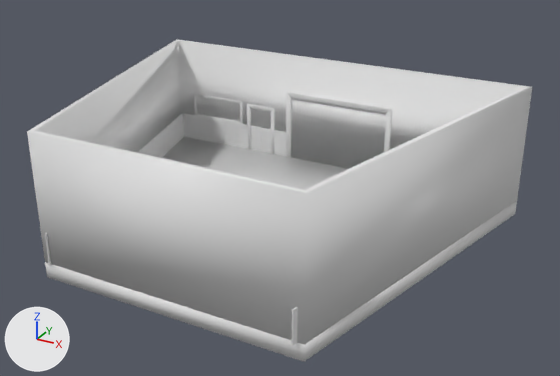
Renders of the Blender file Art/v2/rooms/reading room.blend from each side of a commit.
Camera for both pictures: a camera (50 mm lens) standing at (72.26, -59.31, 11.02) and looking at (60.26, -37.5, 0.11). Lighting does not change. The marker at lower left points along +X, +Y and +Z.

The first picture shows 'Plane.001', 'Plane.002', 'path14289', 'path14289.002', 'rect16833.003', 'rect16833.004'.
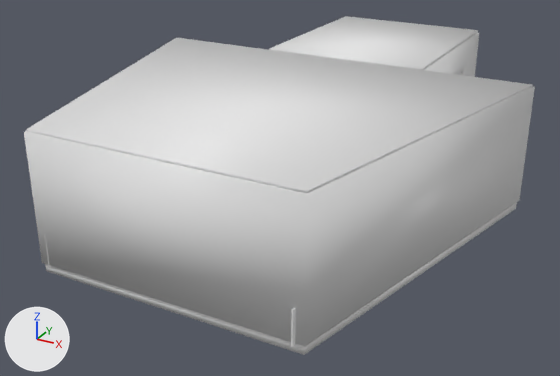
Where the change shows, as pixel boxes [x1, y1, x2, y2] in the pictures (560 x 376 px; the box of a moved part takes in the faces that stretch with it):
'path14289.002', modifiers changed: before [27, 39, 532, 345]; after [24, 86, 535, 346]
'path14289.001', shown: after [27, 38, 533, 194]
'path14289', modifiers changed: before [45, 136, 517, 361]; after [45, 202, 517, 355]
'path379.002', added: after [269, 16, 478, 70]
'path379', added: after [424, 33, 479, 77]
'rect16833.011', added: after [452, 64, 465, 75]
part 2 of me_mesh_007, moved or reshaped (not visible afterwards): before [287, 92, 392, 113]
part 3 of me_mesh_007, moved or reshaped (not visible afterwards): before [384, 109, 392, 152]
part 4 of me_mesh_007, moved or reshaped (not visible afterwards): before [286, 92, 292, 158]
'Plane.001', unchanged, covered by the edit: before [183, 113, 286, 157]
'Plane.002', unchanged, covered by the edit: before [45, 113, 184, 266]; after [44, 234, 50, 266]

What changed in the scene script:
```text
Change me_mesh_001:
    where me_mesh_001.from_pydata(...)  # 4 vertices, 1 face; spans x 0.5381..0.6773, y -0.4527..-0.3433, z 0.03
    used by ob_path14289_001; location = (0.0, 0.0, 1.0); scale = (100.0, 100.0, 100.0)
    me_mesh_001 part 1
    me_mesh_001.vertices[0].co: (0.6773, -0.3433, 0.03) -> (67.7293, -34.3324, 3.0)  # pixel (532, 86) -> not seen
    me_mesh_001.vertices[1].co: (0.5381, -0.3433, 0.03) -> (53.8141, -34.326, 3.0)  # pixel (176, 39) -> not seen
    me_mesh_001.vertices[2].co: (0.5675, -0.4525, 0.03) -> (56.7493, -45.2505, 3.0)  # pixel (26, 131) -> not seen
    me_mesh_001.vertices[3].co: (0.6521, -0.4527, 0.03) -> (65.2075, -45.2657, 3.0)  # pixel (306, 193) -> not seen
Change me_mesh_007:
    where me_mesh_007.from_pydata(...)  # 12 vertices, 3 faces; spans x 58.9..63.1, y -34.39, z 0.0..2.6
    me_mesh_007 part 2: the loose piece of 4 vertices spanning x 58.9..63.1, y -34.39, z 2.4..2.6 is moved by (-61.0, 34.39, 0.5)
    me_mesh_007 part 3
    me_mesh_007.vertices[0].co: (63.1, -34.39, 0.0) -> (2.1, 0.0, 0.0)
    me_mesh_007.vertices[2].co: (63.1, -34.39, 2.6) -> (2.1, 0.0, 3.1)
    me_mesh_007.vertices[4].co: (62.9, -34.39, 2.4) -> (1.9, 0.0, 2.9)
    me_mesh_007.vertices[5].co: (62.9, -34.39, 0.0) -> (1.9, 0.0, 0.0)
    me_mesh_007 part 4
    me_mesh_007.vertices[1].co: (58.9, -34.39, 0.0) -> (-2.1, 0.0, 0.0)
    me_mesh_007.vertices[3].co: (58.9, -34.39, 2.6) -> (-2.1, 0.0, 3.1)
    me_mesh_007.vertices[6].co: (59.1, -34.39, 0.0) -> (-1.9, 0.0, 0.0)
    me_mesh_007.vertices[7].co: (59.1, -34.39, 2.4) -> (-1.9, 0.0, 2.9)
Add me_mesh_039:
    me_mesh_039.from_pydata([(58.02, -27.33, 4.0), (58.02, -34.26, 4.0), (63.99, -34.26, 4.0), (63.99, -27.33, 4.0)], [], [(0, 1, 2, 3)])
    me_mesh_039.polygons.foreach_set('use_smooth', [True] * 1)
Add me_mesh_036:
    me_mesh_036.from_pydata([(58.02, -27.33, 0.0), (58.02, -34.26, 0.0), (63.99, -34.26, 0.0), (63.99, -27.33, 0.0), (58.02, -27.33, 4.0), (58.02, -34.26, 4.0), (63.99, -34.26, 4.0), (63.99, -27.33, 4.0)], [], [(3, 7, 6, 2), (1, 5, 4, 0)])
    me_mesh_036.polygons.foreach_set('use_smooth', [True] * 2)
Add me_mesh_040:
    me_mesh_040.from_pydata([(1.6, 0.0, 0.0), (-1.6, 0.0, 0.0), (1.6, 0.0, 3.1), (-1.6, 0.0, 3.1), (1.4, 0.0, 2.9), (1.4, 0.0, 0.0), (-1.4, 0.0, 0.0), (-1.4, 0.0, 2.9), (1.6, 0.0, 3.1), (-1.6, 0.0, 3.1), (1.4, 0.0, 2.9), (-1.4, 0.0, 2.9)], [], [(2, 4, 5, 0), (3, 1, 6, 7), (8, 9, 11, 10)])
    me_mesh_040.polygons.foreach_set('use_smooth', [True] * 3)
Change ob_path14289:
    where _m = ob_path14289.modifiers.new('Solidify', 'SOLIDIFY')
    _m.thickness: 0.5 -> 0.3
Change ob_path14289_001:
    ob_path14289_001.scale: (100.0, 100.0, 100.0) -> (1.0, 1.0, 1.0)
    remove ob_path14289_001.hide_set(True)
    add _m = ob_path14289_001.modifiers.new('Solidify', 'SOLIDIFY')
    add _m.thickness = 0.074
Change ob_path14289_002:
    where _m = ob_path14289_002.modifiers.new('Solidify', 'SOLIDIFY')
    _m.thickness: 0.25 -> 0.3
    _m.offset: 1.0 -> 0.44
    add _m = ob_path14289_002.modifiers.new('Boolean', 'BOOLEAN')
    add _m.object = ob_plane_006
    add _m.operand_type = 'COLLECTION'
Add ob_path379_002:
    ob_path379_002 = bpy.data.objects.new('path379.002', me_mesh_039)  # modifiers SOLIDIFY, BOOLEAN
    ob_path379_002.location = (0.0, 0.0, 0.0)
Add ob_path379:
    ob_path379 = bpy.data.objects.new('path379', me_mesh_036)  # modifiers SOLIDIFY, BOOLEAN
    ob_path379.location = (0.0, 0.0, 0.0)
Add ob_rect16833_013:
    ob_rect16833_013 = bpy.data.objects.new('rect16833.013', me_mesh_042)  # 19 vertices, 3 faces; spans x -1.4..1.4, y -0.02, z 0.0..2.91; modifiers SOLIDIFY
    ob_rect16833_013.parent = ob_door_001
    ob_rect16833_013.location = (61.0, -34.37, 0.0)
Add ob_door_001:
    ob_door_001 = bpy.data.objects.new('Door.001', None)
    ob_door_001.location = (64.01, -30.79, 0.0)
    ob_door_001.rotation_euler = (0.0, 0.0, 1.571)  # degrees (0, 0, 90)
Add ob_rect16833_011:
    ob_rect16833_011 = bpy.data.objects.new('rect16833.011', me_mesh_040)  # modifiers SOLIDIFY, BEVEL
    ob_rect16833_011.parent = ob_door_001
    ob_rect16833_011.location = (61.0, -34.37, 0.0)
```
